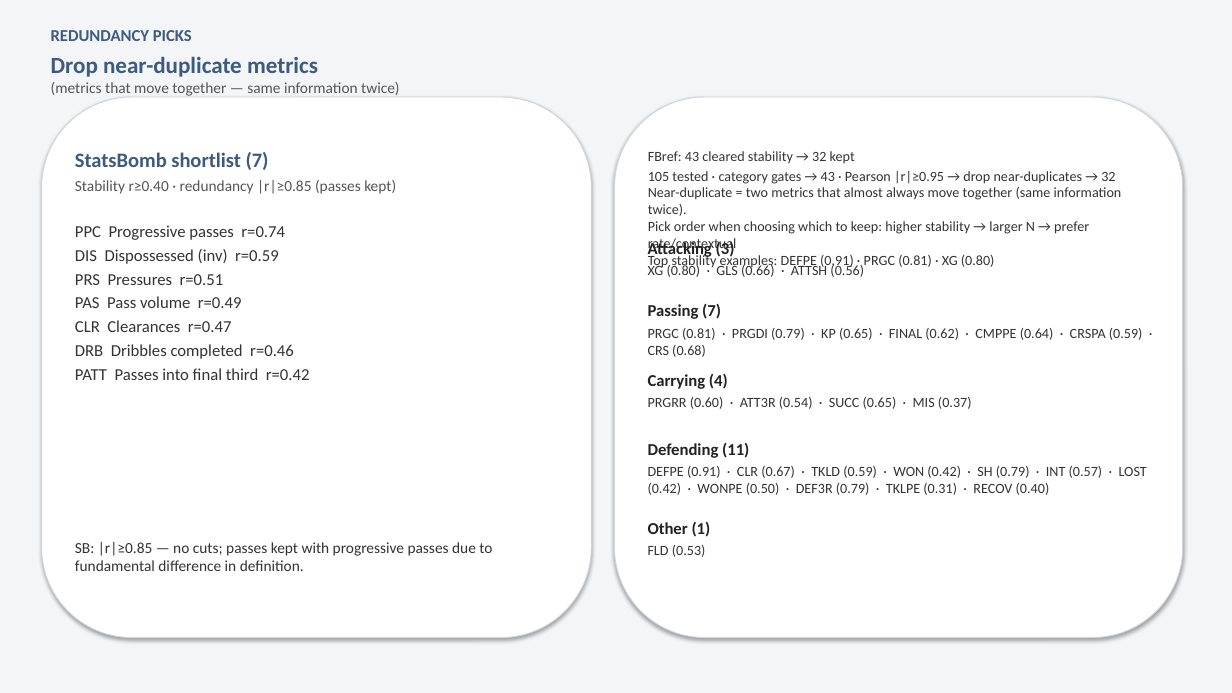
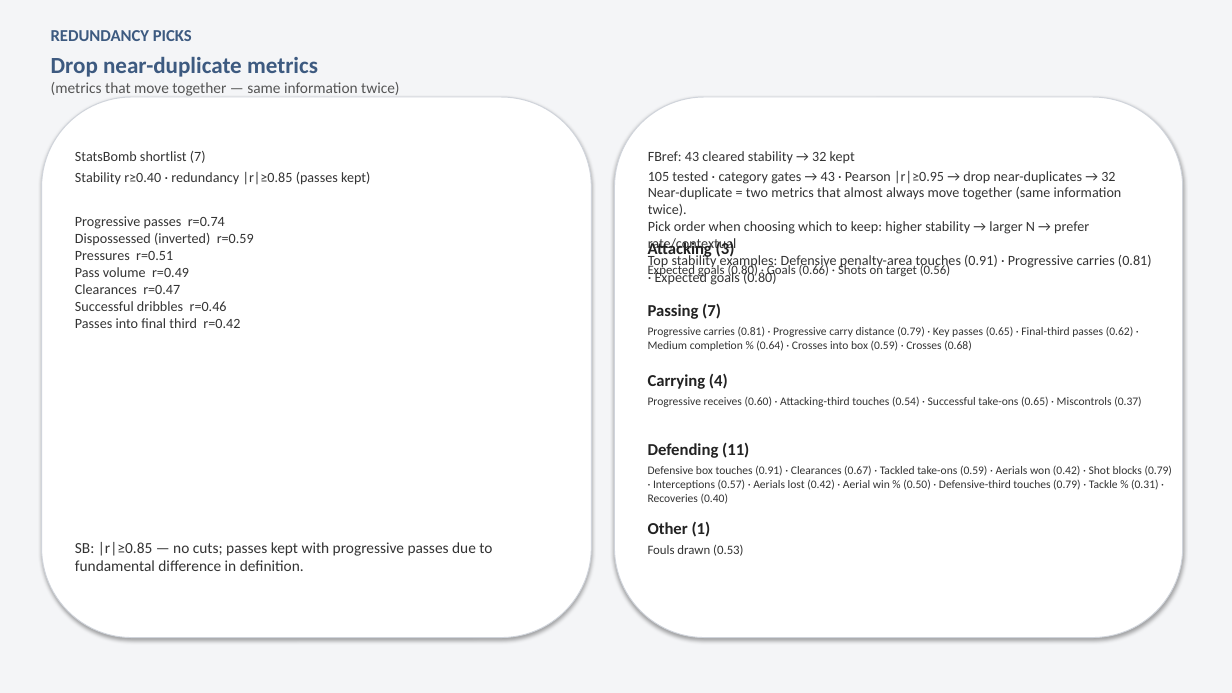
Before and after one commit to colbymorris08/bundesliga-transfer-traits, a slide deck: slide 9 of bundesliga_transfer_traits.pptx. Drawn at 1232x693 pixels with LibreOffice and Linux fonts; fonts in the diff are those of the drawing. Boxes give left, top, right and bottom in pixels: in the first picture for what was removed or moved away, otherwise in the second. Text is boxed around its words. In the diff, an @@ line names an element or a change of style, - is before the commit and + after.

```diff
--- a/bundesliga_transfer_traits.pptx
+++ b/bundesliga_transfer_traits.pptx
@@ text at [75, 151, 370, 185]: size 16 to 11 pt, text colour #3D5A80 to #333333, bold off in "StatsBomb shortlist (7)"; size 12 to 11 pt, text colour #555555 to #333333 in "Stability r≥0.40 · redundancy |r|≥0.85 (passes kept)"; less space between paragraphs @@
@@ text at [75, 216, 254, 328]: text changed; size 13 to 11 pt @@
-PPC Progressive passes r=0.74
-DIS Dispossessed (inv) r=0.59
-PRS Pressures r=0.51
-PAS Pass volume r=0.49
-CLR Clearances r=0.47
-DRB Dribbles completed r=0.46
-PATT Passes into final third r=0.42
+Progressive passes r=0.74
+Dispossessed (inverted) r=0.59
+Pressures r=0.51
+Pass volume r=0.49
+Clearances r=0.47
+Successful dribbles r=0.46
+Passes into final third r=0.42
@@ text at [648, 253, 1152, 285]: text changed @@
-Top stability examples: DEFPE (0.91) · PRGC (0.81) · XG (0.80)
+Top stability examples: Defensive penalty-area touches (0.91) · Progressive carries (0.81) · Expected goals (0.80)
@@ text at [648, 263, 950, 278]: text changed; size 11 to 10 pt @@
-XG (0.80) · GLS (0.66) · ATTSH (0.56)
+Expected goals (0.80) · Goals (0.66) · Shots on target (0.56)
@@ text at [648, 326, 1133, 351]: text changed; size 11 to 9 pt @@
-PRGC (0.81) · PRGDI (0.79) · KP (0.65) · FINAL (0.62) · CMPPE (0.64) · CRSPA (0.59) · CRS (0.68)
+Progressive carries (0.81) · Progressive carry distance (0.79) · Key passes (0.65) · Final-third passes (0.62) · Medium completion % (0.64) · Crosses into box (0.59) · Crosses (0.68)
@@ text at [648, 396, 1141, 407]: text changed; size 11 to 9 pt @@
-PRGRR (0.60) · ATT3R (0.54) · SUCC (0.65) · MIS (0.37)
+Progressive receives (0.60) · Attacking-third touches (0.54) · Successful take-ons (0.65) · Miscontrols (0.37)
@@ text at [648, 465, 1172, 504]: text changed; size 11 to 9 pt @@
-DEFPE (0.91) · CLR (0.67) · TKLD (0.59) · WON (0.42) · SH (0.79) · INT (0.57) · LOST (0.42) · WONPE (0.50) · DEF3R (0.79) · TKLPE (0.31) · RECOV (0.40)
+Defensive box touches (0.91) · Clearances (0.67) · Tackled take-ons (0.59) · Aerials won (0.42) · Shot blocks (0.79) · Interceptions (0.57) · Aerials lost (0.42) · Aerial win % (0.50) · Defensive-third touches (0.79) · Tackle % (0.31) · Recoveries (0.40)
@@ text at [648, 545, 743, 556]: text changed; size 11 to 10 pt @@
-FLD (0.53)
+Fouls drawn (0.53)
```
Also in this commit, not shown: 4 other slides changed.
